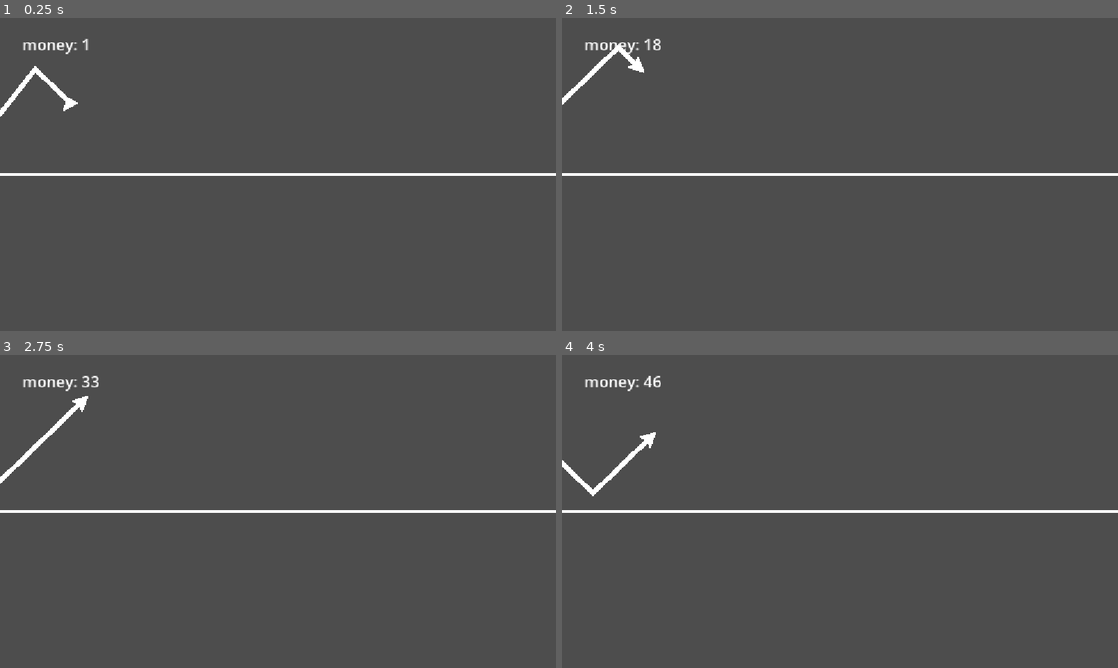
Above: before the commit, frames 1-4 (two rows, left to right).
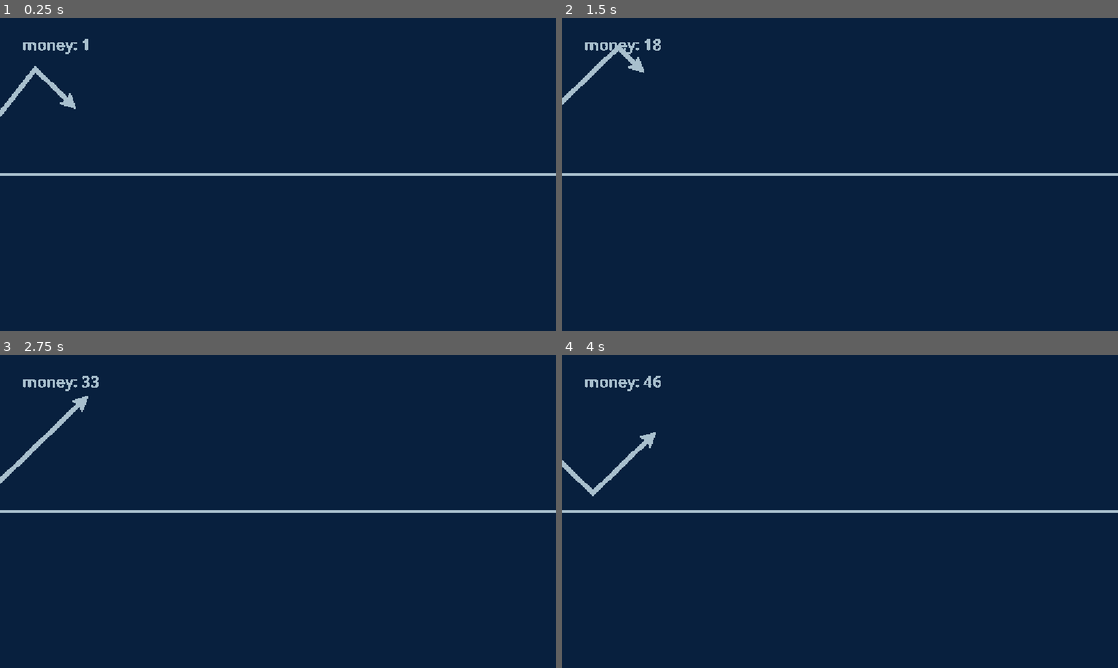
Above: after the commit, the same moments.

Repository: yarkoasaf/lauchablast-capitalism-1bitjam
Game: Godot game, scene res://node_2d.tscn
The game is run twice, just before and just after one commit, with the same random seed, the same clock (stepped at 60 frames per second) and the same inputs.
Inputs:
- Up to frame 1 (0.25 s): no input
- Up to frame 2 (1.5 s): tap A (wave) at 0.6, 1.35 s
- Up to frame 3 (2.75 s): tap A (wave) at 2.1 s
- Up to frame 4 (4 s): tap A (wave) at 2.85, 3.6 s

The runs differ from the first frame. In frame 1, 100% of the frame differs, in the area x 0-100%, y 0-100%; in frame 2, 100%; in frame 3, 100%; in frame 4, 100%.

Commit message:
quick fix initial rotation

Diff:
--- a/character_body_2d.gd
+++ b/character_body_2d.gd
@@ -7,6 +7,8 @@
 var going_up := false
 var area : bool = 1
 
+func _ready() -> void:
+	rotation = 0.75
 
 func _physics_process(_delta: float) -> void:
 	# Toggle on key press
--- a/node_2d.tscn
+++ b/node_2d.tscn
@@ -63,7 +63,6 @@
 layer = 0
 
 [node name="ColorRect" type="ColorRect" parent="CanvasLayer" unique_id=1401518524]
-visible = false
 material = SubResource("ShaderMaterial_wtcfe")
 anchors_preset = 15
 anchor_right = 1.0
